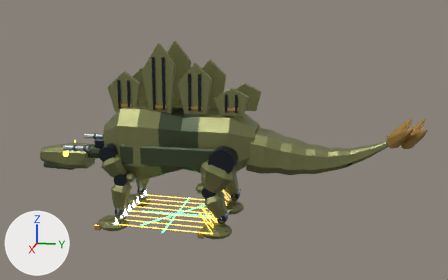
Before and after pictures for a commit that changed the glTF model public/assets/models/combat/m06.glb.
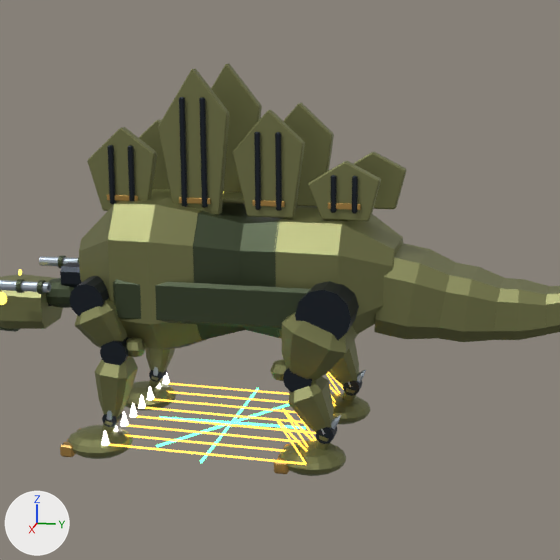
Each version is shown whole from a 50 mm camera at (15.56, 4.43, 6.08) aimed at (-0.05, 1.31, 2.18), then close up on the part from 15% to 75% of the width and 4% to 100% of the height. Every picture has the same lights, and +X, +Y and +Z are marked at lower left. The older version's two pictures come first. Both versions are drawn at frame 21 of the action 'atk'; the numbers are the values there. Vertices at exactly the same position are counted once.

Objects in the first close-up: 'Export_chest_armor', 'Export_fx_atk_field_contact_fx_core', 'Export_fx_atk_field_release_fx_color', 'Export_fx_atk_field_tell_fx_accent', 'Export_head_armor', 'Export_heavy_armor', 'Export_heavy_dark', 'Export_leg_HL_armor', 'Export_leg_HL_dark', 'Export_pelvis_armor', 'Export_spine_shade', 'Export_tail_0_armor', 'Export_tail_1_armor', 'Export_tail_2_armor' and 34 more.
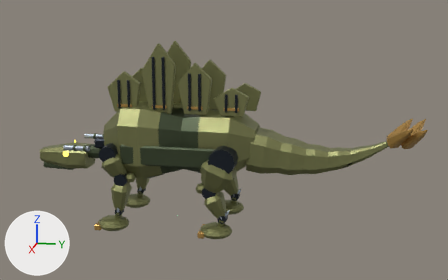
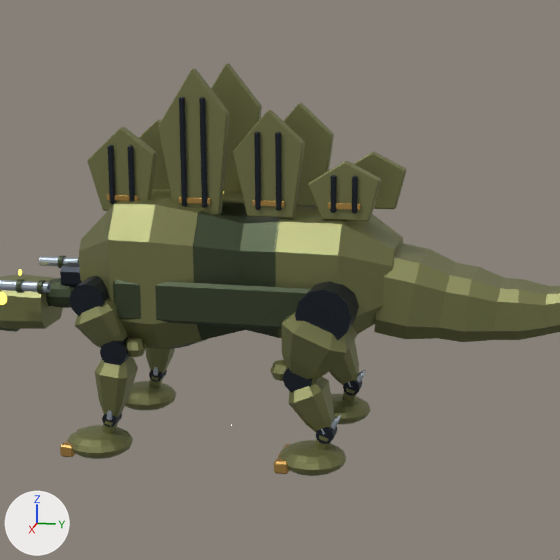
ob_fx_atk_field_contact is not drawn itself; it is the parent of ob_export_fx_atk_field_contact_fx_core.
ob_fx_atk_field_release is not drawn itself; it is the parent of ob_export_fx_atk_field_release_fx_color.
ob_fx_atk_field_tell is not drawn itself; it is the parent of ob_export_fx_atk_field_tell_fx_accent.

Diff of the bpy script that builds the scene:
```diff
--- a/public/assets/models/combat/m06.glb.py
+++ b/public/assets/models/combat/m06.glb.py
@@ me_export_fx_atk_field_contact_fx_core @@
 # used by ob_export_fx_atk_field_contact_fx_core; parent = ob_fx_atk_field_contact; location = (0.0, 0.0, 0.0)
-me_export_fx_atk_field_contact_fx_core.from_pydata(...)  # 128 vertices, 224 faces; spans x -0.662..0.662, y -0.715..-0.667, z 0.053..0.149
+me_export_fx_atk_field_contact_fx_core.from_pydata(...)  # 92 vertices, 48 faces; spans x -0.643..0.643, y -0.25..0.497, z 0.2..0.308
+# me_export_fx_atk_field_contact_fx_core part 1: 128 vertices removed from x -0.662..0.662, y -0.715..-0.667, z 0.053..0.149; 92 vertices added at x -0.643..0.643, y -0.25..0.497, z 0.2..0.308
 me_export_fx_atk_field_contact_fx_core.materials.append(mat_fx_core)
@@ me_export_fx_atk_field_release_fx_color @@
 # used by ob_export_fx_atk_field_release_fx_color; parent = ob_fx_atk_field_release; location = (0.0, 0.0, 0.0)
-me_export_fx_atk_field_release_fx_color.from_pydata(...)  # 192 vertices, 96 faces; spans x -0.72..0.721, y -0.692..0.697, z 0.045..0.324
+me_export_fx_atk_field_release_fx_color.from_pydata(...)  # 22 vertices, 16 faces; spans x -0.451..-0.205, y 0.041..0.287, z 0.239..0.254
+# me_export_fx_atk_field_release_fx_color part 2: 192 vertices removed from x -0.72..0.721, y -0.692..0.697, z 0.045..0.324; 22 vertices added at x -0.451..-0.205, y 0.041..0.287, z 0.239..0.254
 me_export_fx_atk_field_release_fx_color.materials.append(mat_fx_color)
@@ me_export_fx_atk_field_tell_fx_accent @@
 # used by ob_export_fx_atk_field_tell_fx_accent; parent = ob_fx_atk_field_tell; location = (0.0, 0.0, 0.0)
-me_export_fx_atk_field_tell_fx_accent.from_pydata(...)  # 24 vertices, 36 faces; spans x -0.744..0.744, y -0.532..0.532, z 0.014..0.029
+me_export_fx_atk_field_tell_fx_accent.from_pydata(...)  # 64 vertices, 36 faces; spans x -0.541..0.541, y -0.377..0.377, z 0.025..0.04
+# me_export_fx_atk_field_tell_fx_accent part 3: the loose piece of 8 vertices spanning x -0.007..0.007, y -0.532..0.532, z 0.014..0.029 is rebuilt with 4 vertices and now spans x -0.007..0.007, y -0.369..0.369, z 0.033
+# me_export_fx_atk_field_tell_fx_accent part 4: the loose piece of 8 vertices spanning x -0.536..0.536, y -0.378..0.378, z 0.014..0.029 is rebuilt with 8 vertices and now spans x -0.534..0.534, y -0.369..0.369, z 0.025..0.04
+# me_export_fx_atk_field_tell_fx_accent part 5: the loose piece of 8 vertices spanning x -0.744..0.744, y -0.007..0.007, z 0.014..0.029 is deleted
+# other edits to the shape of me_export_fx_atk_field_tell_fx_accent do not show in these pictures
 me_export_fx_atk_field_tell_fx_accent.materials.append(mat_fx_accent)
@@ ob_fx_atk_field_contact @@
 ob_fx_atk_field_contact.location = (0.0, 0.0, 0.0)
-ob_fx_atk_field_contact.scale = (1.89, 1.89, 1.89)
+ob_fx_atk_field_contact.scale = (0.014, 0.014, 0.014)
@@ ob_fx_atk_field_release @@
 ob_fx_atk_field_release.parent = ob_m06
-ob_fx_atk_field_release.location = (0.0, 0.0, 0.0)
-ob_fx_atk_field_release.scale = (1.88, 1.88, 1.88)
+ob_fx_atk_field_release.location = (0.0, 0.0, 0.775)
+ob_fx_atk_field_release.scale = (0.014, 0.014, 0.014)
@@ ob_fx_atk_field_tell @@
 ob_fx_atk_field_tell.location = (0.0, 0.0, 0.0)
-ob_fx_atk_field_tell.scale = (1.88, 1.88, 1.88)
+ob_fx_atk_field_tell.scale = (0.014, 0.014, 0.014)
```

Location of each change, [x1, y1, x2, y2] in pixels of the close-ups (560 x 560 px):
'Export_fx_atk_field_release_fx_color', reshaped, moved, rescaled (not visible afterwards)
    before: [107, 372, 344, 465]
'Export_fx_atk_field_tell_fx_accent', reshaped, rescaled (not visible afterwards)
    before: [156, 388, 306, 463]
'Export_fx_atk_field_contact_fx_core', reshaped, rescaled (not visible afterwards)
    before: [101, 373, 170, 446]
part 3 of me_export_fx_atk_field_tell_fx_accent, rebuilt (not visible afterwards)
    before: [160, 416, 306, 429]
part 4 of me_export_fx_atk_field_tell_fx_accent, rebuilt (not visible afterwards)
    before: [156, 404, 290, 448]
part 5 of me_export_fx_atk_field_tell_fx_accent, deleted
    before: [200, 388, 259, 463]
